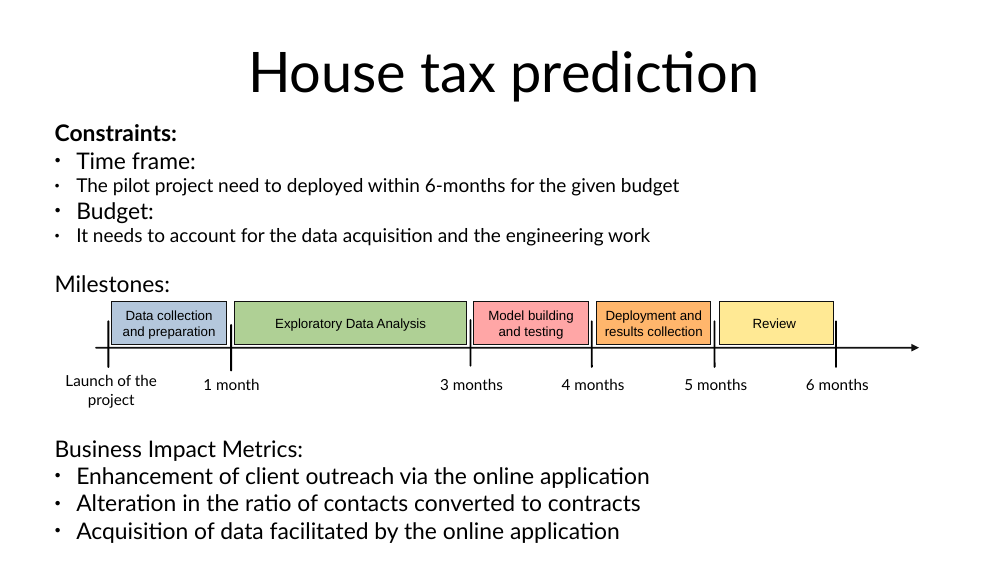
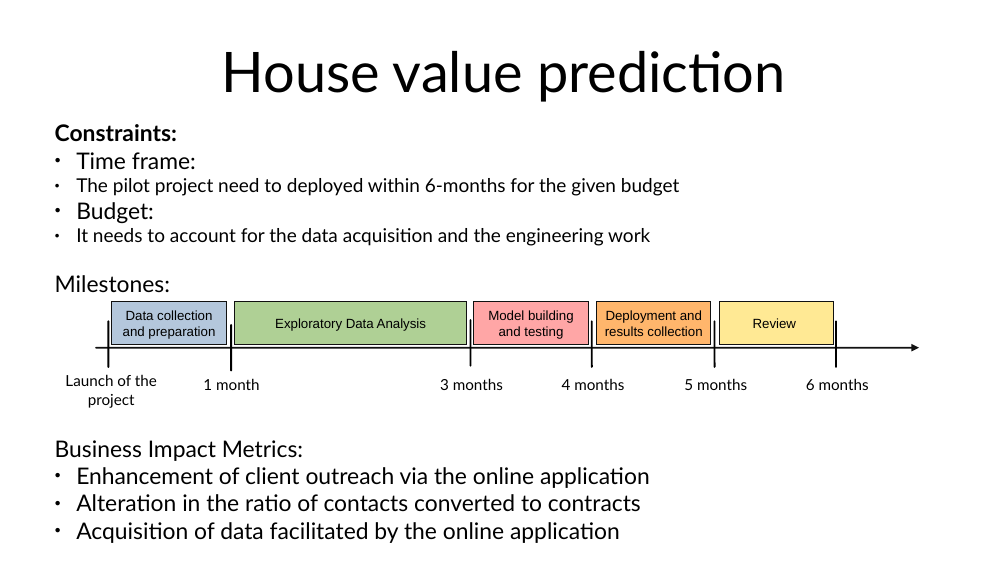
Before and after one commit to abourang/Zillow, a slide deck: slide 4 of presentation/Presentation.odp. Drawn at 1008x567 pixels with LibreOffice and Linux fonts; fonts in the diff are those of the drawing. Boxes give left, top, right and bottom in pixels: in the first picture for what was removed or moved away, otherwise in the second. Text is boxed around its words. In the diff, an @@ line names an element or a change of style, - is before the commit and + after.

```diff
--- a/presentation/Presentation.odp
+++ b/presentation/Presentation.odp
@@ title at bbox=[222, 51, 786, 102]: text changed @@
-House tax prediction
+House value prediction
```
Also in this commit, not shown: 2 other slides changed, 1 slide added, 1 slide removed, 3 other files.
